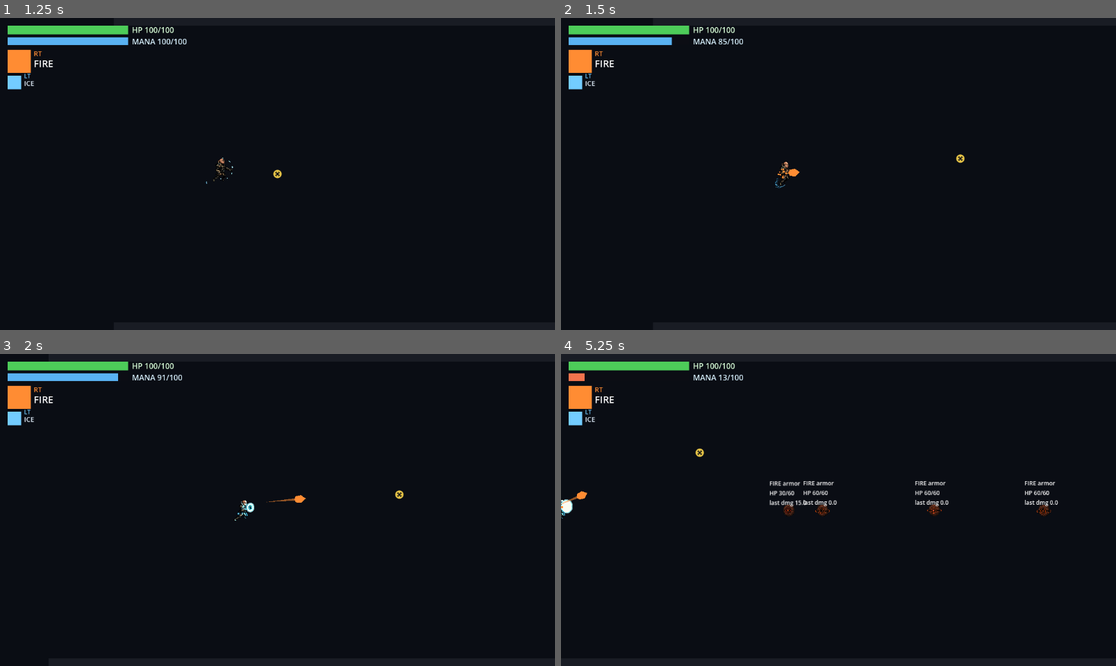
Above: before the commit, frames 1-4 (two rows, left to right).
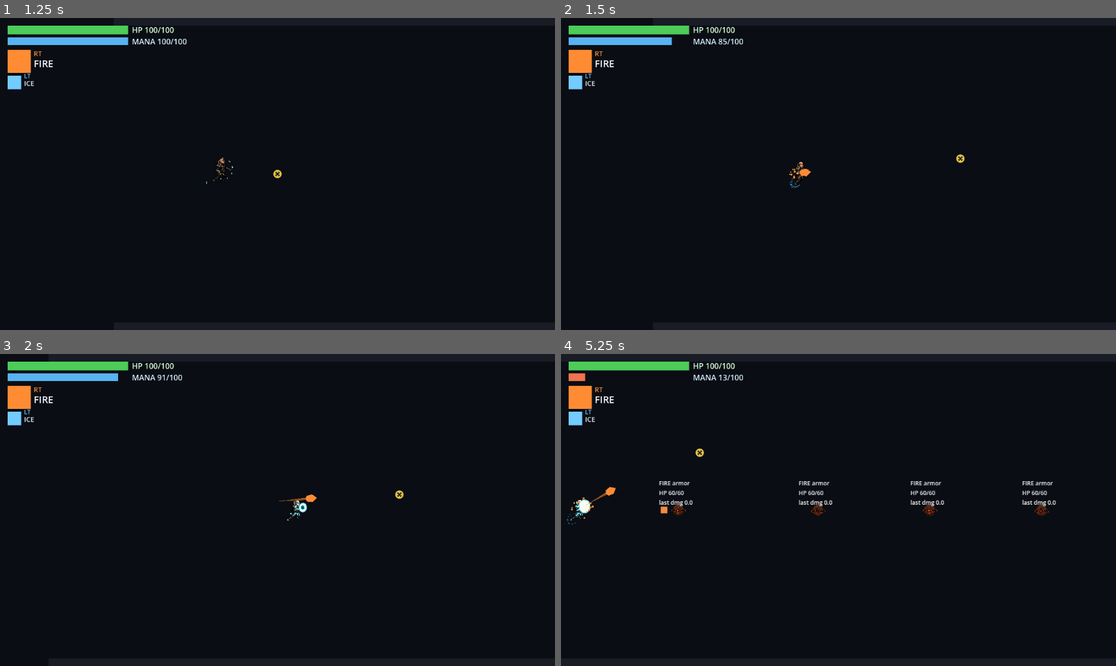
Above: after the commit, the same moments.

Repository: lordiwa/mageRage
Game: Godot game, scene res://scenes/level_select.tscn
Same seed, same stepped clock (60 frames per second), same inputs: the game is played once before the commit and once after it.
Inputs (mouse positions are in pixels of both pictures, inside the frame that each line leads up to):
- Up to frame 1 (1.25 s): click "Shmup 01" at 0.5 s
- Up to frame 2 (1.5 s): tap Enter at 1.25 s; move the mouse to (960, 158) at 1.27 s; hold D (move_right) from 1.28 s (still down); hold Space (jump) from 1.28 s (still down); click (960, 158) at 1.42 s
- Up to frame 3 (2 s): keep holding D (move_right); keep holding Space (jump)
- Up to frame 4 (5.25 s): release D (move_right) at 2 s; release Space (jump) at 2 s; drag from (727, 525) to (860, 497) at 2.02 s; move the mouse to (894, 441) at 2.77 s; hold D (move_right) 2.78-3.5 s; hold Space (jump) 2.78-3.5 s; tap Q (cast_secondary) at 2.85 s; drag from (810, 572) to (910, 481) at 3.52 s; move the mouse to (1005, 556) at 4.27 s; hold A (move_left) 4.28-5 s; hold Space (jump) 4.28-5 s; tap 1 (element_1) at 4.35 s; drag from (672, 463) to (755, 432) at 5.02 s

Frame 1 is identical in both runs. In frame 2, 0.2% of the frame differs, in the area x 38-46%, y 46-55%; in frame 3, 0.3%; in frame 4, 1.6%, in the area x 0-90%, y 6-55%.

Commit message:
feat(TASK-067): shmup tuning seams + win/lose loop + real-drone dead-release fix
Makes levels/shmup_01.tscn FEEL like a fast shmup and gives it a win/lose loop,
all via SCOPED per-level overrides that default to the no-op value so sector_01/02
flight + combat are byte-identical (proven green).

Tuning seams (both default 1.0 = no-op):
- Player.fly_speed_scale: FlightState velocity = input * FLY_SPEED * scale. The shared
  FLY_SPEED (260) const is untouched; shmup_01 sets FLY_SPEED_SCALE = 1.6.
- MagicManager.cadence_scale: every hold-to-fire interval (single slots + combo) is
  multiplied at READ time (never mutates SpellData.fire_interval); shmup_01 sets
  FIRE_CADENCE_SCALE = 0.6 (faster). Sector M2.1 cadence stays byte-identical.

Win/lose (Shmup01):
- WIN: progress() = scroller.x - start_x; check_progress() fires shmup_victory once
  when progress >= LEVEL_LENGTH (6400 px), mirroring sector_02.sector_victory.
- LOSE: the hero's Health `died` (HP->0) -> Player.respawn() at the recorded level
  start (DD-009) + shmup_defeat feedback; the loop continues.
- HUD: ShmupBanner (CanvasLayer, two Labels) mirrors boss_hud's victory label,
  toggled by shmup_victory / shmup_defeat (decoupled).

TASK-066 review fold (MEDIUM): ShmupSpawner dead-detection now queries the Health
CHILD (the real EmpireDrone/ShieldDrone shape) via _is_enemy_dead(), with a fallback
to a root-level is_dead() for duck-typed fakes — the old root-level check was dead
code for real drones (death lives on the Health child, not the body root).

Full GUT 929/929, crucial 62/62 x2, gdlint clean.

Co-Authored-By: Claude Opus 4.8 (1M context) <noreply@anthropic.com>

Diff:
--- a/levels/shmup_01.tscn
+++ b/levels/shmup_01.tscn
@@ -1,10 +1,11 @@
-[gd_scene load_steps=9 format=3 uid="uid://b8mageshmup001"]
+[gd_scene load_steps=10 format=3 uid="uid://b8mageshmup001"]
 
 [ext_resource type="PackedScene" uid="uid://b8mageragepl0r" path="res://scenes/player.tscn" id="1_player"]
 [ext_resource type="Script" path="res://scripts/levels/shmup_01.gd" id="2_shmup"]
 [ext_resource type="Script" path="res://scripts/levels/shmup_scroller.gd" id="3_scroller"]
 [ext_resource type="PackedScene" uid="uid://b8mageragephud0" path="res://scenes/player_hud.tscn" id="4_playerhud"]
 [ext_resource type="Script" path="res://scripts/levels/shmup_spawner.gd" id="5_spawner"]
+[ext_resource type="Script" path="res://scripts/ui/shmup_banner.gd" id="6_banner"]
 
 [sub_resource type="RectangleShape2D" id="Rect_floor"]
 size = Vector2(6400, 64)
@@ -76,3 +77,28 @@
 
 [node name="ShmupSpawner" type="Node" parent="."]
 script = ExtResource("5_spawner")
+
+[node name="ShmupBanner" type="CanvasLayer" parent="."]
+script = ExtResource("6_banner")
+victory_label_path = NodePath("VictoryLabel")
+defeat_label_path = NodePath("DefeatLabel")
+
+[node name="VictoryLabel" type="Label" parent="ShmupBanner"]
+offset_left = 440.0
+offset_top = 300.0
+offset_right = 840.0
+offset_bottom = 360.0
+theme_override_colors/font_color = Color(0.95, 0.9, 0.3, 1)
+theme_override_font_sizes/font_size = 48
+text = "VICTORY"
+horizontal_alignment = 1
+
+[node name="DefeatLabel" type="Label" parent="ShmupBanner"]
+offset_left = 440.0
+offset_top = 300.0
+offset_right = 840.0
+offset_bottom = 360.0
+theme_override_colors/font_color = Color(0.95, 0.3, 0.25, 1)
+theme_override_font_sizes/font_size = 40
+text = "DOWNED — RETRY"
+horizontal_alignment = 1
--- a/scripts/fsm/states/flight_state.gd
+++ b/scripts/fsm/states/flight_state.gd
@@ -163,7 +163,11 @@
 		Input.get_axis("move_left", "move_right"),
 		Input.get_axis("move_up", "move_down")
 	).limit_length(1.0)
-	player.velocity = input * FLY_SPEED
+	# TASK-067 (DD-014): per-level FLY-SPEED override. The shared FLY_SPEED const is NEVER
+	# changed; instead the player carries a fly_speed_scale multiplier (default 1.0 = no-op,
+	# so the sectors are byte-identical). The shmup controller sets it > 1.0 for a faster
+	# air-lane pace. Read defensively so a minimal fake/player without the field defaults to 1.0.
+	player.velocity = input * FLY_SPEED * _fly_speed_scale()
 	# Twin-stick: aim owns facing while a device is aiming.
 	if input.x != 0.0 and not player.is_aiming():
 		player.facing = signf(input.x)
@@ -185,3 +189,9 @@
 ## without the field defaults to FALSE — the sectors are byte-identical.
 func _is_shmup_mode() -> bool:
 	return "shmup_mode" in player and player.shmup_mode
+
+
+## TASK-067 (DD-014): the per-level FLY-SPEED multiplier. Read defensively so a minimal
+## fake/player without the field defaults to 1.0 (a no-op) — the sectors stay byte-identical.
+func _fly_speed_scale() -> float:
+	return player.fly_speed_scale if "fly_speed_scale" in player else 1.0
--- a/scripts/levels/shmup_01.gd
+++ b/scripts/levels/shmup_01.gd
@@ -13,7 +13,35 @@
 ## SCOPE of this ticket is the FOUNDATION ONLY. Enemy streaming (TASK-066) and win/lose
 ## (TASK-067) are SEPARATE later tickets. DD-014 intent: Win = reach the end of the scroll,
 ## Lose = respawn — NOT implemented here, only documented.
+## TASK-067 (DD-014): adds the win/lose LOOP + the per-level SPEED/CADENCE tuning that makes
+## the shmup FEEL fast. WIN = the auto-scroll camera travels a fixed LEVEL_LENGTH from its
+## start -> shmup_victory (mirrors sector_02's sector_victory). LOSE = the hero's HP reaches 0
+## -> respawn at the level start (DD-009) + brief defeat feedback (shmup_defeat); the loop
+## continues. Tuning is applied via SCOPED override seams set here on _ready (Player.fly_speed_scale
+## + MagicManager.cadence_scale), both defaulting to the no-op 1.0 so the sectors are byte-identical.
 class_name Shmup01 extends Node2D
+
+## TASK-067: per-level FLY-SPEED override factor set on the reused Player on _ready. The hero
+## flies FASTER than the sectors WITHOUT changing the shared FlightState.FLY_SPEED (260) — this
+## scales it per-level. Tunable; > 1.0 = faster.
+const FLY_SPEED_SCALE := 1.6
+
+## TASK-067: per-level FIRE-CADENCE override factor set on the MagicManager on _ready. The
+## hold-to-fire intervals are MULTIPLIED by this (never mutating the shared SpellData data), so
+## < 1.0 = shorter intervals = FASTER fire. Tunable.
+const FIRE_CADENCE_SCALE := 0.6
+
+## TASK-067: the WIN distance — how far (px) the auto-scroll camera travels from its start
+## before the level is won. Measured from the scroller's start x captured on _ready. Named +
+## tunable. At SCROLL_SPEED 180 px/s this is ~36s of lane.
+const LEVEL_LENGTH := 6400.0
+
+## TASK-067: emitted ONCE when the camera passes LEVEL_LENGTH and the shmup is won (mirrors
+## sector_02.sector_victory).
+signal shmup_victory
+## TASK-067: emitted each time the hero dies (HP->0) — drives the brief defeat/retry banner.
+## The hero respawns at the level start (DD-009) so the loop continues.
+signal shmup_defeat
 
 @onready var _player: Node2D = get_node_or_null("Player")
 @onready var _player_spawn: Marker2D = get_node_or_null("PlayerSpawn")
@@ -21,6 +49,15 @@
 ## TASK-066: the enemy STREAM. Fed the auto-scroll camera on _ready so it emits the existing
 ## flying-drone enemies from the LIVE right edge of the scrolling frame in data-driven waves.
 @onready var _spawner: ShmupSpawner = get_node_or_null("ShmupSpawner") as ShmupSpawner
+## TASK-067: the minimal win/lose banner HUD (optional; the level degrades gracefully without it).
+@onready var _banner: Node = get_node_or_null("ShmupBanner")
+
+## TASK-067: the camera x captured on _ready, so progress() measures travel from the start.
+var _start_x := 0.0
+## TASK-067: latched WIN state (idempotent — shmup_victory fires exactly once).
+var _victory := false
+## TASK-067: latched "a death has happened" flag for the defeat/retry feedback.
+var _died := false
 
 
 func _ready() -> void:
@@ -39,10 +76,47 @@
 		if _player_spawn != null:
 			_scroller.global_position = _player_spawn.global_position
 		_scroller.make_current()
+		# TASK-067: capture the camera's start x so progress() measures lane travel from here.
+		_start_x = _scroller.global_position.x
 	# TASK-066: feed the spawner the live auto-scroll camera so it streams enemies in from the
 	# camera's RIGHT edge as the frame advances.
 	if _spawner != null and _scroller != null:
 		_spawner.set_scroller(_scroller)
+	# TASK-067: apply the per-level SPEED/CADENCE tuning (scoped to this level) + wire the
+	# win/lose loop (death feedback + the optional banner).
+	_apply_shmup_tuning()
+	_wire_win_lose()
+
+
+## TASK-067: apply the SCOPED per-level tuning seams on the reused Player + MagicManager so the
+## shmup plays faster than the sectors WITHOUT touching any shared default. Both seams default
+## to the no-op 1.0, so this is the ONLY place they change for the shmup. Guarded/defensive so a
+## minimal player without the fields is a safe no-op.
+func _apply_shmup_tuning() -> void:
+	if _player == null:
+		return
+	if "fly_speed_scale" in _player:
+		_player.fly_speed_scale = FLY_SPEED_SCALE
+	var mgr := _player.get_node_or_null("MagicManager")
+	if mgr != null and "cadence_scale" in mgr:
+		mgr.cadence_scale = FIRE_CADENCE_SCALE
+
+
+## TASK-067: wire the win/lose loop. LOSE: listen to the player's Health `died` so a HP->0
+## (already respawned at the start by Player.respawn, DD-009) ALSO fires the brief defeat
+## feedback. The optional banner listens to shmup_victory / shmup_defeat. All decoupled +
+## guarded (a missing Health/banner is a safe no-op).
+func _wire_win_lose() -> void:
+	if _player != null:
+		var health := _player.get_node_or_null("Health")
+		if health != null and health.has_signal("died") \
+				and not health.died.is_connected(_on_player_died):
+			health.died.connect(_on_player_died)
+	if _banner != null:
+		if _banner.has_method("show_victory") and not shmup_victory.is_connected(_banner.show_victory):
+			shmup_victory.connect(_banner.show_victory)
+		if _banner.has_method("show_defeat") and not shmup_defeat.is_connected(_banner.show_defeat):
+			shmup_defeat.connect(_banner.show_defeat)
 
 
 ## DD-014 always-flying setup, scoped to this level on the reused Player instance:
@@ -67,6 +141,7 @@
 
 func _physics_process(_delta: float) -> void:
 	clamp_player_to_view()
+	check_progress()
 
 
 ## Carry the hero with the advancing frame: clamp its position into the auto-scroll camera's
@@ -88,3 +163,45 @@
 ## TASK-066 accessor: the enemy stream spawner (read-only, for tests + the controller).
 func spawner() -> ShmupSpawner:
 	return _spawner
+
+
+# --- TASK-067 WIN: reach LEVEL_LENGTH ----------------------------------------
+
+## How far (px) the auto-scroll camera has travelled from its start. Pure read off the live
+## scroller x minus the captured start x — drives the WIN check. 0 before the camera moves.
+func progress() -> float:
+	if _scroller == null:
+		return 0.0
+	return _scroller.global_position.x - _start_x
+
+
+## WIN check: once the camera's progress passes LEVEL_LENGTH, latch the victory state and fire
+## shmup_victory exactly once (mirrors sector_02.sector_victory). Called every physics frame in
+## game; public so a headless test drives it deterministically after advancing the scroller.
+func check_progress() -> void:
+	if _victory:
+		return
+	if progress() >= LEVEL_LENGTH:
+		_victory = true
+		shmup_victory.emit()
+
+
+## True once the camera has reached the finish — the shmup WIN state.
+func is_victory() -> bool:
+	return _victory
+
+
+# --- TASK-067 LOSE: HP -> 0 respawns at the start ----------------------------
+
+## The hero's Health emitted `died` (HP reached 0). The Player already respawned itself at the
+## recorded level-start spawn (DD-009 Player.respawn); here we latch the death + fire the brief
+## defeat/retry feedback so the minimal banner reads. The loop continues (the hero is alive
+## again at the start).
+func _on_player_died() -> void:
+	_died = true
+	shmup_defeat.emit()
+
+
+## True once the hero has died at least once — drives the defeat/retry banner feedback.
+func has_died() -> bool:
+	return _died
--- a/scripts/levels/shmup_spawner.gd
+++ b/scripts/levels/shmup_spawner.gd
@@ -183,11 +183,29 @@
 	_active = survivors
 
 
-## Release predicate: off the LEFT edge (fully past it) or dead. Duck-typed is_dead() so a fake
-## enemy (test) and a real drone (Health-backed is_dead) both work.
+## Release predicate: off the LEFT edge (fully past it) or dead. TASK-067 (folds the TASK-066
+## review MEDIUM): the REAL EmpireDrone/ShieldDrone is a CharacterBody2D ROOT whose is_dead()
+## lives on a Health CHILD node, NOT on the root — so the old root-level `enemy.is_dead()`
+## check was DEAD CODE for real drones (they were only ever cleaned by the validity prune).
+## _is_enemy_dead() now queries the Health child first (the real-drone contract) and falls back
+## to a root-level is_dead() (the test FakeEnemy), so both a real drone and a bare fake work.
 func _should_release(enemy: Object, left_edge: float) -> bool:
 	if enemy is Node2D and (enemy as Node2D).global_position.x < left_edge:
 		return true
+	if _is_enemy_dead(enemy):
+		return true
+	return false
+
+
+## Dead-enemy detection that matches how enemies ACTUALLY die: query the Health CHILD's
+## is_dead() (the real EmpireDrone/ShieldDrone shape, "Health" node off the body root) and
+## fall back to a root-level is_dead() for a bare duck-typed fake. Defensive at every step
+## (a missing child / method is simply "not dead").
+func _is_enemy_dead(enemy: Object) -> bool:
+	if enemy is Node:
+		var health := (enemy as Node).get_node_or_null("Health")
+		if health != null and health.has_method("is_dead") and health.is_dead():
+			return true
 	if enemy.has_method("is_dead") and enemy.is_dead():
 		return true
 	return false
--- a/scripts/managers/magic_manager.gd
+++ b/scripts/managers/magic_manager.gd
@@ -35,6 +35,14 @@
 
 @export var spells: Array[SpellData] = []
 @export var mana: Mana
+
+## TASK-067 (DD-014): per-level FIRE-CADENCE override. EVERY hold-to-fire interval (the
+## single-slot per-element fire_interval AND the combo interval) is multiplied by this at
+## READ time — it NEVER mutates the shared SpellData.fire_interval data. < 1.0 => shorter
+## intervals => FASTER fire (the shmup pace); DEFAULT 1.0 is a no-op, so the sectors keep the
+## M2.1 per-element cadence (Fire 0.18 / Elec 0.28 / Ice 0.40) byte-identical. The shmup_01
+## controller sets it < 1.0 on _ready.
+@export var cadence_scale := 1.0
 
 ## TASK-014 outgoing-cast feedback: a brief element-tinted flash spawned at the
 ## muzzle on every REAL cast (reuses the impact_spark one-shot). Optional so
@@ -268,7 +276,10 @@
 	held: bool,
 	delta: float,
 ) -> Dictionary:
-	var interval := spell.fire_interval if spell != null else _READY_MARGIN
+	# TASK-067: scale the per-element interval by the per-level cadence_scale (default 1.0
+	# = no-op; the shmup sets < 1.0 for faster fire). Reads the SpellData interval; never
+	# mutates it. A null spell stays at READY_MARGIN (the scale is irrelevant there).
+	var interval := spell.fire_interval * cadence_scale if spell != null else _READY_MARGIN
 	# Advance the timer; cap at READY_MARGIN so a long release doesn't overflow but a
 	# ready slot still fires on the first held tick.
 	accum = minf(accum + delta, _READY_MARGIN)
@@ -305,7 +316,9 @@
 func combo_interval(spell_a: SpellData, spell_b: SpellData) -> float:
 	var a := spell_a.fire_interval if spell_a != null else _READY_MARGIN
 	var b := spell_b.fire_interval if spell_b != null else _READY_MARGIN
-	return maxf(a, b) * COMBO_CADENCE_PREMIUM
+	# TASK-067: scale by the per-level cadence_scale (default 1.0 no-op) so combos speed up
+	# alongside the singles in the shmup while staying anti-dominant (still * COMBO premium).
+	return maxf(a, b) * COMBO_CADENCE_PREMIUM * cadence_scale
 
 
 ## The summed mana cost of a combo: BOTH elements' costs (anti-dominance — a combo
--- a/scripts/player/player.gd
+++ b/scripts/player/player.gd
@@ -48,6 +48,13 @@
 ## always-flying hero never drops out of flight (dropping = falling off-screen = death). It is
 ## ONLY ever read in FlightState's exit guards — it changes no other Player/combat default.
 var shmup_mode := false
+
+## TASK-067 (DD-014): per-level FLY-SPEED override. FlightState multiplies its shared
+## FLY_SPEED by this when computing the free-flight velocity, so the shmup can fly FASTER
+## than the sectors WITHOUT changing the shared FlightState.FLY_SPEED const. DEFAULTS 1.0
+## (a no-op multiplier) so sector_01/02 flight is byte-identical; the shmup_01 controller
+## sets it > 1.0 on _ready. Read defensively in FlightState ("fly_speed_scale" in player).
+var fly_speed_scale := 1.0
 
 ## -1 = facing left, +1 = facing right. Used by air dash for its burst direction.
 var facing := 1.0
--- /dev/null
+++ b/scripts/ui/shmup_banner.gd
@@ -0,0 +1,65 @@
+## TASK-067 shmup WIN/LOSE banner — the minimal HUD feedback for the auto-scroll shmup
+## (levels/shmup_01.tscn). Mirrors boss_hud.gd's victory-label pattern: two Labels (a VICTORY
+## banner and a DEFEAT/RETRY banner) that start HIDDEN and are toggled visible by the Shmup01
+## controller's shmup_victory / shmup_defeat signals (decoupled — the controller emits, the
+## banner shows). Greybox/simple by design (TASK-067 owns the loop, not the art).
+##
+## The defeat banner is a BRIEF flash (the hero respawns at the start and the loop continues),
+## so it auto-hides after DEFEAT_SHOW_TIME; the victory banner is terminal and stays up.
+class_name ShmupBanner extends CanvasLayer
+
+## How long (s) the brief defeat/retry banner stays up before auto-hiding (the loop continues).
+const DEFEAT_SHOW_TIME := 1.5
+
+@export var victory_label_path: NodePath
+@export var defeat_label_path: NodePath
+
+var _victory: Label
+var _defeat: Label
+var _defeat_timer := 0.0
+
+
+func _ready() -> void:
+	_victory = get_node_or_null(victory_label_path) as Label
+	_defeat = get_node_or_null(defeat_label_path) as Label
+	if _victory != null:
+		_victory.visible = false
+	if _defeat != null:
+		_defeat.visible = false
+	set_process(false)
+
+
+## shmup_victory handler: show the (terminal) VICTORY banner.
+func show_victory() -> void:
+	if _victory != null:
+		_victory.visible = true
+
+
+## shmup_defeat handler: flash the brief DEFEAT/RETRY banner, then auto-hide it (the hero has
+## already respawned at the start; the loop continues).
+func show_defeat() -> void:
+	if _defeat == null:
+		return
+	_defeat.visible = true
+	_defeat_timer = DEFEAT_SHOW_TIME
+	set_process(true)
+
+
+func _process(delta: float) -> void:
+	if _defeat_timer <= 0.0:
+		return
+	_defeat_timer -= delta
+	if _defeat_timer <= 0.0:
+		if _defeat != null:
+			_defeat.visible = false
+		set_process(false)
+
+
+## True while the VICTORY banner is shown (test/HUD read).
+func is_victory_shown() -> bool:
+	return _victory != null and _victory.visible
+
+
+## True while the DEFEAT banner is shown (test/HUD read).
+func is_defeat_shown() -> bool:
+	return _defeat != null and _defeat.visible
--- a/test/helpers/fake_player.gd
+++ b/test/helpers/fake_player.gd
@@ -14,6 +14,9 @@
 ## transition test is byte-identical; FlightState reads it to suppress its flight EXITS
 ## (double-tap + landing) when the shmup level sets it TRUE.
 var shmup_mode := false
+## TASK-067 (DD-014): mirrors Player.fly_speed_scale. DEFAULTS 1.0 (no-op) so every
+## existing flight-velocity test is byte-identical; FlightState multiplies FLY_SPEED by it.
+var fly_speed_scale := 1.0
 var on_floor := false
 var gravity := Vector2(0, 980)
 ## DD-008: tracks how many jumps have fired since leaving the ground. The first
--- a/test/test_shmup_win_lose.gd
+++ b/test/test_shmup_win_lose.gd
@@ -33,8 +33,11 @@
 func test_progress_is_zero_at_the_start() -> void:
 	var level: Node2D = await _make_level()
 	var shmup := level as Shmup01
-	assert_almost_eq(shmup.progress(), 0.0, 1.0,
-		"progress() reads ~0 at the level start (camera at its start x)")
+	# progress() is travel from the captured start x. After the single settle frame the
+	# auto-scroll camera has advanced a few px (SCROLL_SPEED * one delta) — far below the
+	# finish line. Assert it is small + non-negative (not the full LEVEL_LENGTH).
+	assert_between(shmup.progress(), -0.001, 30.0,
+		"progress() reads ~0 (small + nonneg) at the level start, nowhere near the finish")
 	assert_false(shmup.is_victory(), "no victory at the start")
 
 
Not shown, added: scripts/ui/shmup_banner.gd.uid
Not shown, added: test/test_shmup_tuning.gd.uid
Not shown, added: test/test_shmup_win_lose.gd.uid
